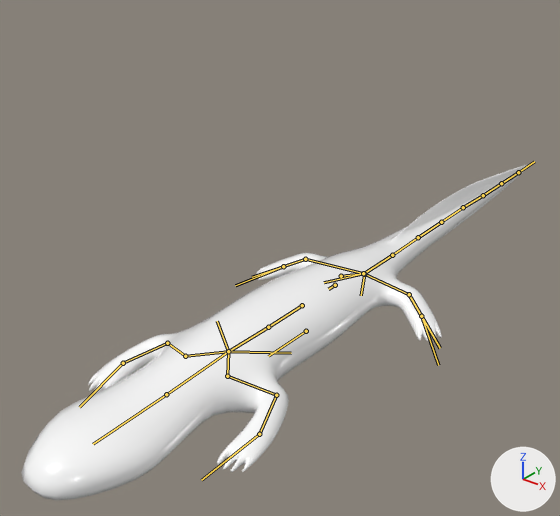
The glTF model 3D models/hellbender.glb: old version first, new version second.
Camera for both pictures: a 50 mm lens placed at (11.7, -15.2, 11.9), pointed at (-1.7, 1.6, 1.5). Arrows for +X, +Y and +Z are at lower right; the lights stay in place. The bones that bend it are drawn over the model as lines.

The first picture shows 'Hellbender'.
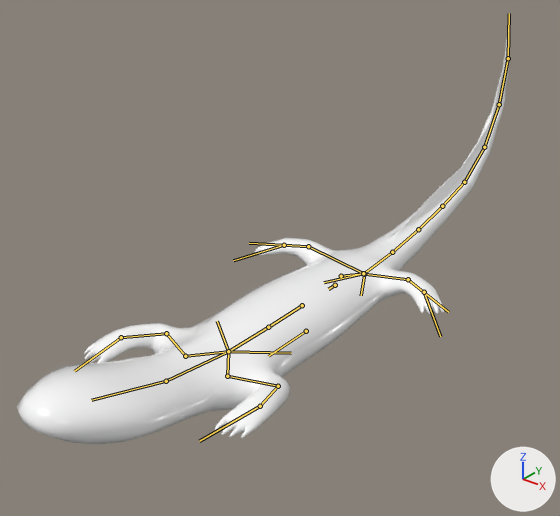
The newer file adds an action. The first version stands in its rest pose; the second is drawn at frame 21 of the action 'Falling'.

Pixel boxes [x1, y1, x2, y2] of what changed, in the pictures (560 x 516 px):
'Hellbender', posed (24% taller): before [21, 165, 530, 500]; after [17, 27, 510, 444]
bone 'upper_arm.L', root to tip: before (227, 376) to (276, 395); after (227, 376) to (278, 386)
bone 'fore_arm.L', root to tip: before (276, 395) to (259, 434); after (278, 386) to (260, 406)
bone 'neck', root to tip: before (228, 351) to (166, 394); after (228, 351) to (166, 381)
bone 'head', root to tip: before (166, 394) to (93, 444); after (166, 381) to (91, 400)
bone 'upper_arm.R', root to tip: before (185, 356) to (167, 343); after (185, 356) to (166, 333)
bone 'fore_arm.R', root to tip: before (167, 343) to (123, 363); after (166, 333) to (121, 337)
bone 'tigh.L', root to tip: before (364, 274) to (409, 294); after (364, 274) to (408, 279)
bone 'leg.L', root to tip: before (409, 294) to (440, 348); after (408, 279) to (448, 312)
bone 'tail_1', root to tip: before (364, 273) to (392, 255); after (364, 273) to (392, 252)
bone 'tail_2', root to tip: before (392, 255) to (418, 237); after (392, 252) to (418, 229)
bone 'tail_3', root to tip: before (418, 237) to (441, 222); after (418, 229) to (442, 206)
bone 'tail_4', root to tip: before (441, 222) to (463, 207); after (442, 206) to (464, 182)
bone 'tail_5', root to tip: before (463, 207) to (483, 195); after (464, 182) to (484, 147)
bone 'tail_6', root to tip: before (483, 195) to (501, 183); after (484, 147) to (499, 104)
bone 'tail_7', root to tip: before (501, 183) to (518, 172); after (499, 104) to (508, 58)
bone 'tail_8', root to tip: before (518, 172) to (534, 161); after (508, 58) to (509, 13)
bone 'tigh.R', root to tip: before (363, 273) to (305, 259); after (363, 273) to (308, 246)
bone 'leg.R', root to tip: before (305, 259) to (252, 277); after (308, 246) to (249, 243)
bone 'leg_IK_target.L', root to tip: before (421, 316) to (438, 365); after (424, 292) to (440, 336)
bone 'hand.L', root to tip: before (259, 434) to (201, 480); after (260, 406) to (199, 441)
bone 'leg_IK_target.R', root to tip: before (283, 266) to (235, 285); after (284, 245) to (233, 260)
bone 'hand.R', root to tip: before (123, 363) to (79, 407); after (121, 337) to (74, 371)

What the commit changed:
Bone 'upper_arm.L' (bone_upper_arm_l) turns from (0, 0, 0) to (-12, -11, 2) degrees about its own x, y and z.
Bone 'fore_arm.L' (bone_fore_arm_l) turns from (0, 0, 0) to (-11, 0, 4) degrees about its own x, y and z.
Bone 'neck' (bone_neck) turns from (0, 0, 0) to (-10, 0, 0) degrees about its own x, y and z.
Bone 'head' (bone_head) turns from (0, 0, 0) to (-10, 0, 0) degrees about its own x, y and z.
Bone 'upper_arm.R' (bone_upper_arm_r) turns from (0, 0, 0) to (-12, 11, -2) degrees about its own x, y and z.
Bone 'fore_arm.R' (bone_fore_arm_r) turns from (0, 0, 0) to (-11, 0, -4) degrees about its own x, y and z.
Bone 'tigh.L' (bone_tigh_l) turns from (0, 0, 0) to (12, 0, -7) degrees about its own x, y and z.
Bone 'leg.L' (bone_leg_l) turns from (0, 0, 0) to (8, 0, -3) degrees about its own x, y and z.
Bone 'tail_1' (bone_tail_1) turns from (0, 0, 0) to (4, 0, 0) degrees about its own x, y and z.
Bone 'tail_2' (bone_tail_2) turns from (0, 0, 0) to (4, 0, 0) degrees about its own x, y and z.
Bone 'tail_3' (bone_tail_3) turns from (0, 0, 0) to (4, 0, 0) degrees about its own x, y and z.
Bone 'tail_4' (bone_tail_4) turns from (0, 0, 0) to (4, 0, 0) degrees about its own x, y and z.
Bone 'tail_5' (bone_tail_5) turns from (0, 0, 0) to (22, 0, 0) degrees about its own x, y and z.
Bone 'tail_6' (bone_tail_6) turns from (0, 0, 0) to (22, 0, 0) degrees about its own x, y and z.
Bone 'tail_7' (bone_tail_7) turns from (0, 0, 0) to (22, 0, 0) degrees about its own x, y and z.
Bone 'tail_8' (bone_tail_8) turns from (0, 0, 0) to (22, 0, 0) degrees about its own x, y and z.
Bone 'tigh.R' (bone_tigh_r) turns from (0, 0, 0) to (12, 0, 7) degrees about its own x, y and z.
Bone 'leg.R' (bone_leg_r) turns from (0, 0, 0) to (8, 0, 3) degrees about its own x, y and z.
Bone 'leg_IK_target.L' (bone_leg_ik_target_l) moves from (0.0, 0.0, 0.0) to (0.44, -0.32, 0.55).
Bone 'leg_IK_target.L' (bone_leg_ik_target_l) turns from (0, 0, 0) to (4, -7, -7) degrees about its own x, y and z.
Bone 'hand.L' (bone_hand_l) moves from (0.0, 0.0, 0.0) to (-0.15, -0.18, -0.74).
Bone 'hand.L' (bone_hand_l) turns from (0, 0, 0) to (-10, 2, 1) degrees about its own x, y and z.
Bone 'leg_IK_target.R' (bone_leg_ik_target_r) moves from (0.0, 0.0, 0.0) to (-0.44, -0.32, 0.55).
Bone 'leg_IK_target.R' (bone_leg_ik_target_r) turns from (0, 0, 0) to (4, 7, 7) degrees about its own x, y and z.
Bone 'hand.R' (bone_hand_r) moves from (0.0, 0.0, 0.0) to (0.15, -0.18, -0.74).
Bone 'hand.R' (bone_hand_r) turns from (0, 0, 0) to (-10, -2, -1) degrees about its own x, y and z.
